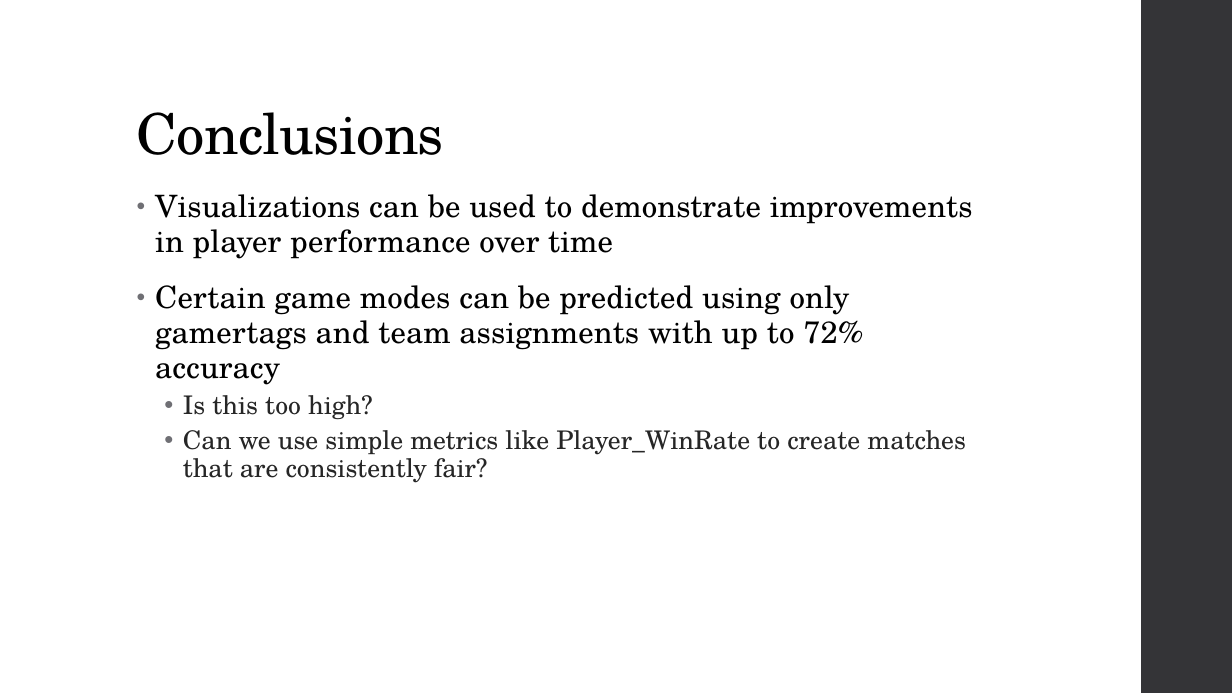
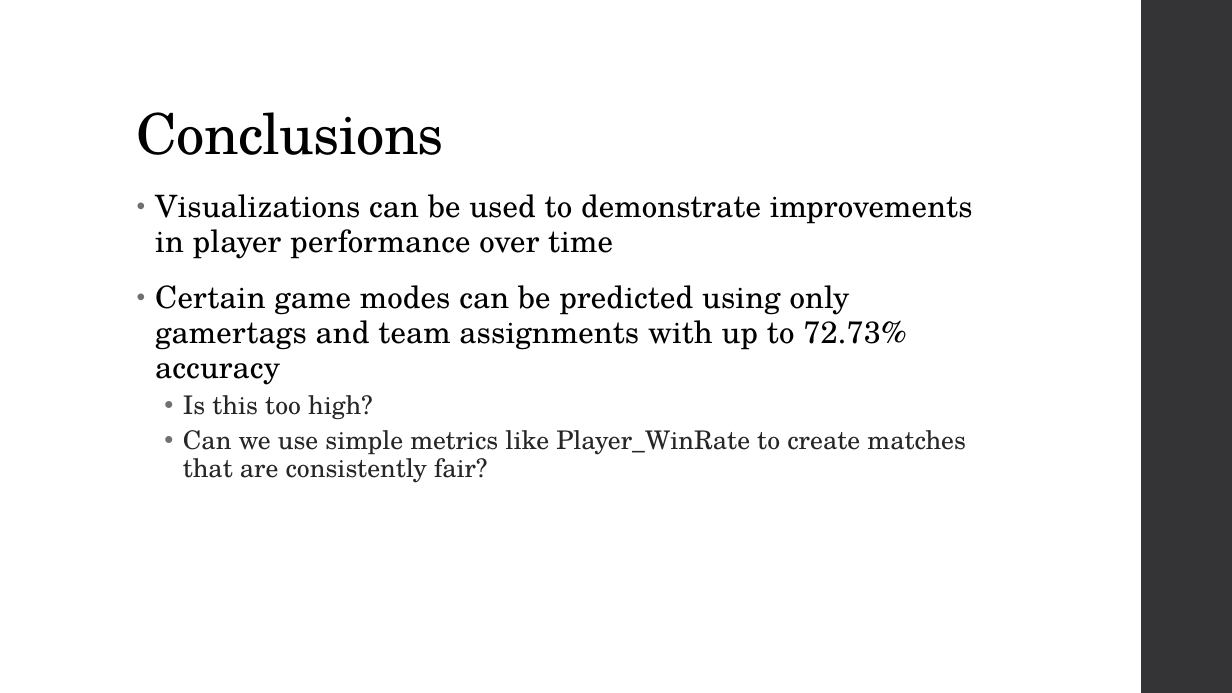
Before and after one commit to Drymander/Capstone-Halo-5, a slide deck: slide 11 of presentation/Presentation.pptx. Drawn at 1232x693 pixels with LibreOffice and Linux fonts; fonts in the diff are those of the drawing. Boxes give left, top, right and bottom in pixels: in the first picture for what was removed or moved away, otherwise in the second. Text is boxed around its words. In the diff, an @@ line names an element or a change of style, - is before the commit and + after.

```diff
--- a/presentation/Presentation.pptx
+++ b/presentation/Presentation.pptx
@@ text at (155,285,906,385): text changed @@
-• Certain game modes can be predicted using only gamertags and team assignments with up to 72% accuracy
+• Certain game modes can be predicted using only gamertags and team assignments with up to 72.73% accuracy
```
Also in this commit, not shown: 7 other slides changed, 5 other files.
